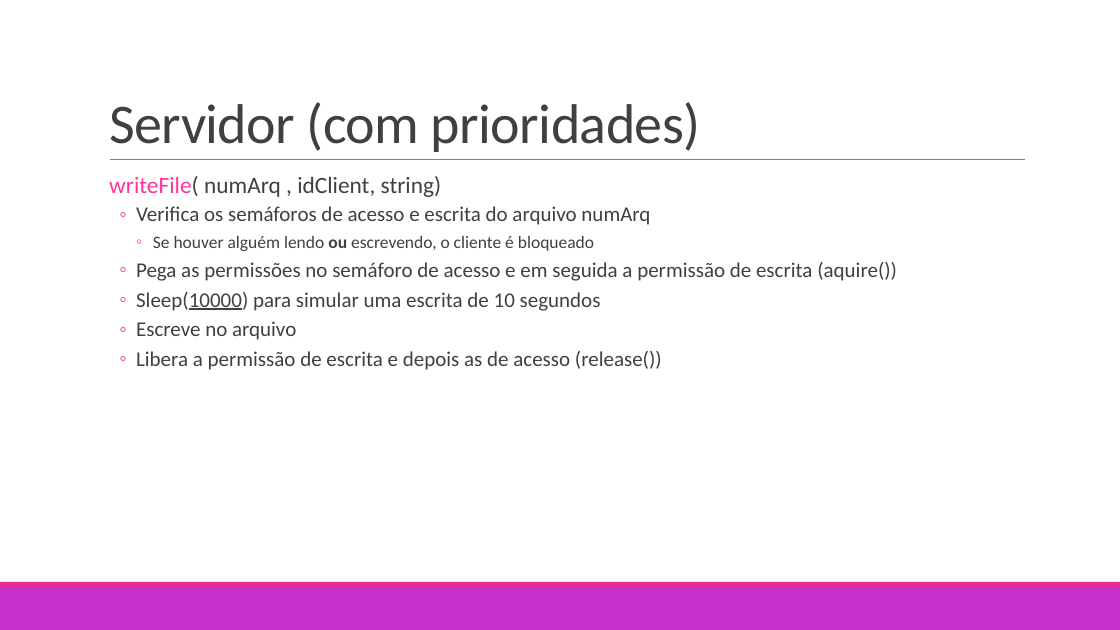
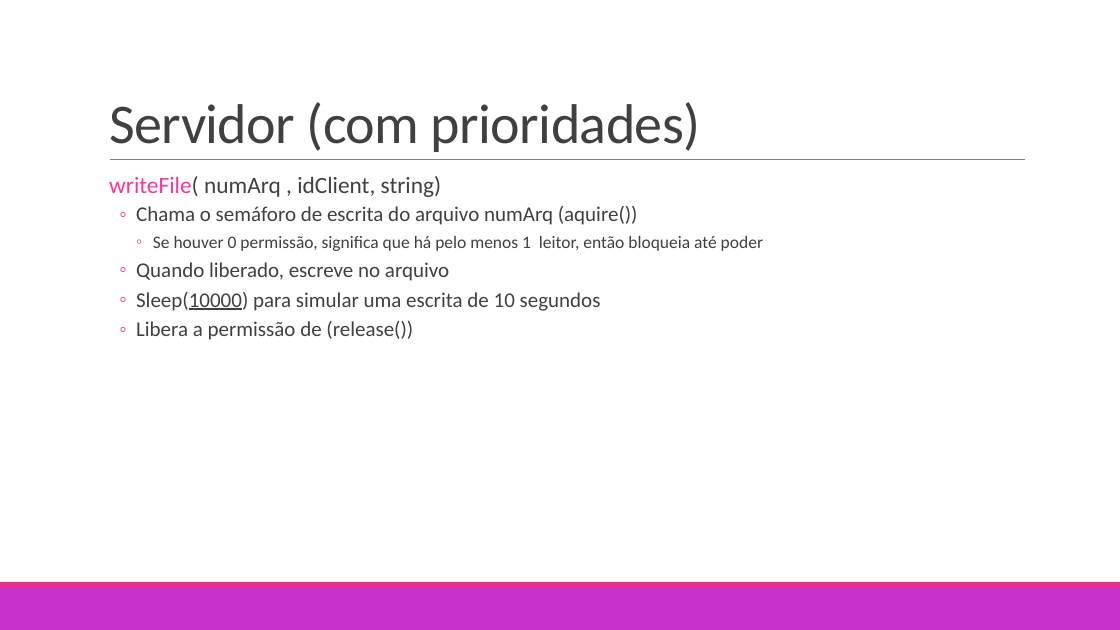
Before and after one commit to ddszb/SD_RMI, a slide deck: slide 8 of RMI.pptx. Drawn at 1120x630 pixels with LibreOffice and Linux fonts; fonts in the diff are those of the drawing. Boxes give left, top, right and bottom in pixels: in the first picture for what was removed or moved away, otherwise in the second. Text is boxed around its words. In the diff, an @@ line names an element or a change of style, - is before the commit and + after.

```diff
--- a/RMI.pptx
+++ b/RMI.pptx
@@ text at (x1=136, y1=206, x2=763, y2=281): text changed @@
-  ◦ Verifica os semáforos de acesso e escrita do arquivo numArq
-    ◦ Se houver alguém lendo ou escrevendo, o cliente é bloqueado
-  ◦ Pega as permissões no semáforo de acesso e em seguida a permissão de escrita (aquire())
+  ◦ Chama o semáforo de escrita do arquivo numArq (aquire())
+    ◦ Se houver 0 permissão, significa que há pelo menos 1 leitor, então bloqueia até poder
+  ◦ Quando liberado, escreve no arquivo
@@ text at (x1=136, y1=321, x2=413, y2=340): text changed @@
-  ◦ Escreve no arquivo
-  ◦ Libera a permissão de escrita e depois as de acesso (release())
+  ◦ Libera a permissão de (release())
```
Also in this commit, not shown: 5 other slides changed, 1 other file.
